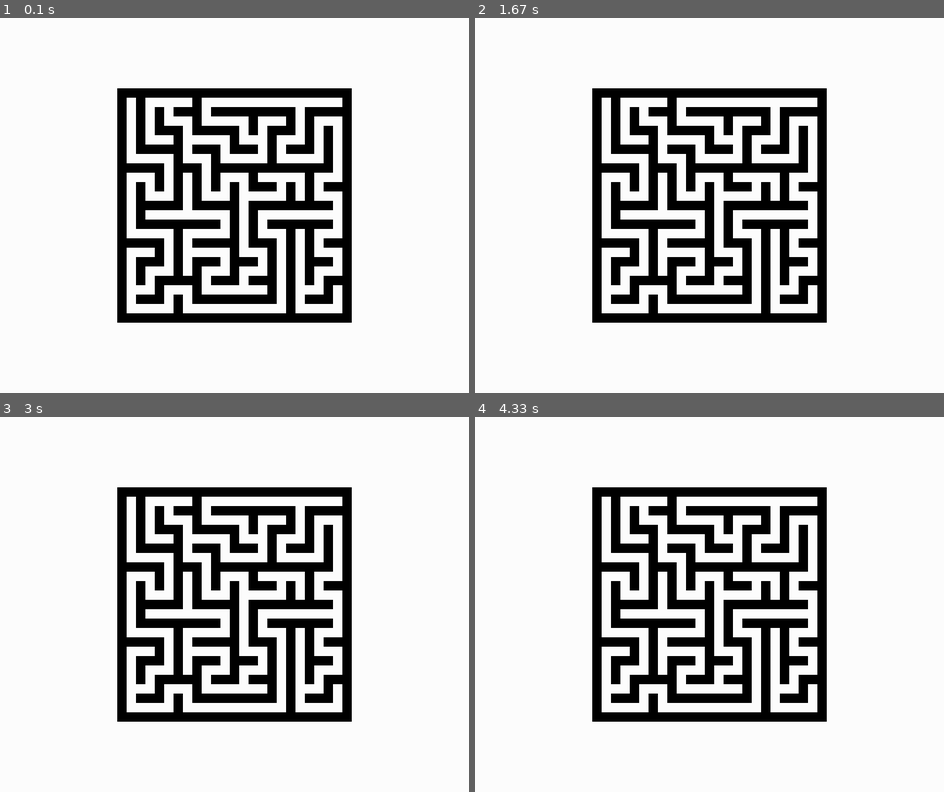
Above: before the commit, frames 1-4 (two rows, left to right).
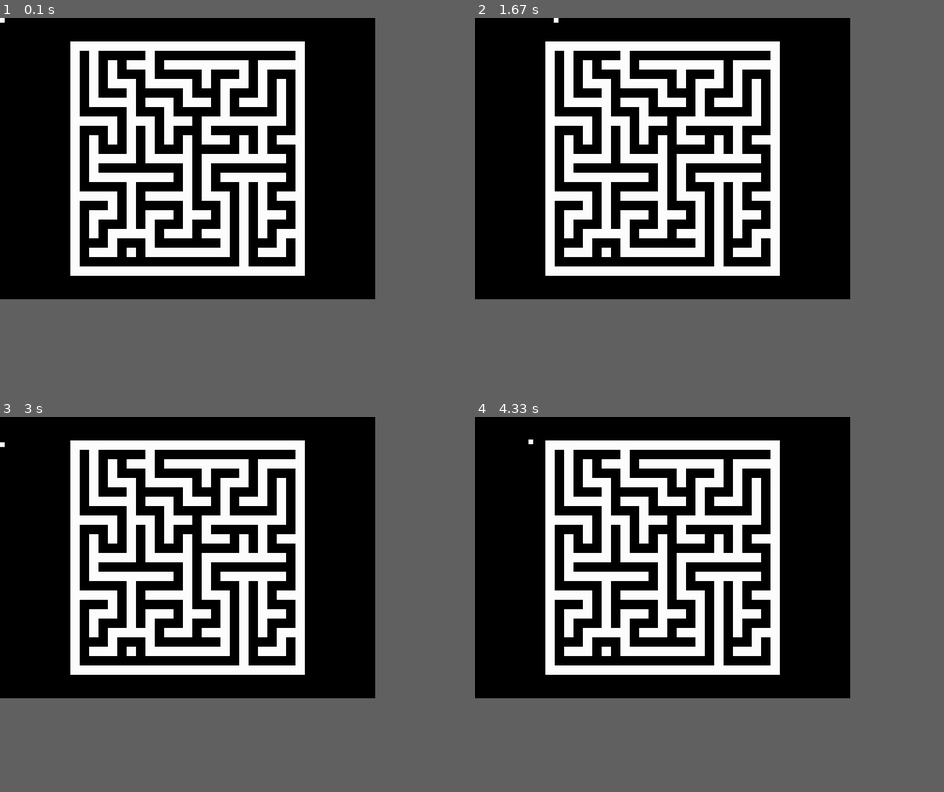
Above: after the commit, the same moments.

Repository: Casserole97/NEA
Game: pygame game, started from MAZE_PYGAME_PROTOTYPE.py
Two runs of this game, one before a commit and one after it. Both use one fixed random seed, a clock stepped at 60 frames per second and the inputs below.
Inputs:
- Up to frame 1 (0.1 s): no input
- Up to frame 2 (1.67 s): hold Right 0.33-0.8 s; hold Up 0.83-1.13 s; hold Right 1.17-1.63 s
- Up to frame 3 (3 s): hold Left 1.67-2.2 s; hold Down 2.23-2.53 s; hold Left 2.57-2.97 s
- Up to frame 4 (4.33 s): hold Up 3-3.37 s; hold Right 3.4-4.03 s; hold Down from 4.07 s (still down)
In our replay, the window is 900x720 before the commit and 720x540 after it. These sizes can differ from the game's own. Grey fills any space a smaller window leaves; there, only what the larger window draws over its background counts as a difference.

The runs differ from the first frame. In frame 1, 35% of the frame differs, in the area x 0-80%, y 0-82%; in frame 2, 35%; in frame 3, 35%; in frame 4, 35%.

Commit message:
Created player character

Diff:
--- a/MAZE_PYGAME_PROTOTYPE.py
+++ b/MAZE_PYGAME_PROTOTYPE.py
@@ -2,7 +2,7 @@
 from random import choice, random
 pygame.init()
 
-# REMEMBER THE DIFFERENCE BETWEEN X/Y AND ROW/COLUMN
+# REMEMBER THE DIFFERENCE BETWEEN X/Y AND ROW/COLUMN.
 #  X 0 1 2 3 4   |  C 0 1 2 3 4
 # Y              | R
 # 0              | 0
@@ -11,14 +11,14 @@
 # 3              | 3
 # 4              | 4
 
-# Declaring variables
-MAX_WIDTH = 1000
-MAX_HEIGHT = 800
-
-# Creating the surface which will be displayed
+# Declaring variables.
+MAX_WIDTH = 800
+MAX_HEIGHT = 600
+
+# Creating the surface which will be displayed.
 DisplaySurface = pygame.display.set_mode((MAX_WIDTH, MAX_HEIGHT))
-DisplaySurface.fill(pygame.Color("white"))
-pygame.display.set_caption("test")
+DisplaySurface.fill((0, 0, 0))
+pygame.display.set_caption("Game")
 
 # Basic class that acts as a coordinate on a map.
 # Only needed for other classes to inherit from, will never be placed
@@ -64,16 +64,16 @@
 # Each space will hold either a wall, a cell, or a passage.
 class Grid():
     def __init__(self, vertical_cells, horizontal_cells, tile_pixels):
-        # Maximum vertical and horizontal tiles in the maze.
+        # Maximum vertical and horizontal tiles in the grid.
         self.MAX_VER_TILES = vertical_cells*2+1
         self.MAX_HOR_TILES = horizontal_cells*2+1
         # The lengths of the sides of a tile square in pixels.
         self.tile_pixels = tile_pixels
         # Total vertical and horizontal pixels used for the surface on which
-        # the maze will be drawn.
+        # the grid will be drawn.
         self.total_ver_pixels = self.MAX_VER_TILES*tile_pixels
         self.total_hor_pixels = self.MAX_HOR_TILES*tile_pixels
-        # Initialize a blank grid of walls and cells.
+        # Initialize a grid of walls and cells.
         self.grid = [[self.__GenerateCellorWall(row, col) for col in range(0, self.MAX_HOR_TILES)] for row in range(0, self.MAX_VER_TILES)]
 
     # Method used in the init of the grid.
@@ -83,8 +83,8 @@
         else:
             return Wall(row, col)
 
-    # Displays the maze in a textual form.
-    def PrintMaze(self):
+    # Displays the grid in a textual form.
+    def PrintGrid(self):
         for row in self.grid:
             print()
             for tile in row:
@@ -93,20 +93,20 @@
                 else:
                     print('  ', end='')
 
-    # A maze is drawn on a new surface which is then returned.
-    def DrawMaze(self):
-        maze_surf = pygame.Surface((self.total_hor_pixels, self.total_ver_pixels))
-        maze_surf.fill(pygame.Color("white"))
+    # The grid is drawn on a new surface which is then returned.
+    def DrawGrid(self):
+        grid_surf = pygame.Surface((self.total_hor_pixels, self.total_ver_pixels))
+        grid_surf.fill((0, 0, 0))
         count1 = 0
         count2 = 0
         for row in self.grid:
             for tile in row:
                 if tile.type == "WALL":
-                    pygame.draw.rect(maze_surf, pygame.Color("black"), pygame.Rect(count1, count2, self.tile_pixels, self.tile_pixels))
+                    pygame.draw.rect(grid_surf, (255, 255, 255), pygame.Rect(count1, count2, self.tile_pixels, self.tile_pixels))
                 count1 += self.tile_pixels
             count1 = 0
             count2 += self.tile_pixels
-        return maze_surf
+        return grid_surf
 
     # Return the tile on that row and column.
     def GetTile(self, row, col):
@@ -161,12 +161,42 @@
                 self.CarvePassage(cell, next_cell)
             self.RecursiveBacktracker(next_cell, loop_chance)
 
-# Created a maze object, invoked recursive backtracker, drew the maze, blitted it, and flipped the display.
+# Player class.
+class Player(pygame.sprite.Sprite):
+    def __init__(self, size):
+        super().__init__()
+        self.surf = pygame.Surface((size, size))
+        self.surf.fill((255, 255, 255))
+        self.rect = self.surf.get_rect()
+
+    def update(self, pressed_keys, speed):
+            # Moves player based on speed.
+            if pressed_keys[pygame.K_UP]:
+                self.rect.move_ip(0, -speed)
+            if pressed_keys[pygame.K_DOWN]:
+                self.rect.move_ip(0, speed)
+            if pressed_keys[pygame.K_LEFT]:
+                self.rect.move_ip(-speed, 0)
+            if pressed_keys[pygame.K_RIGHT]:
+                self.rect.move_ip(speed, 0)
+
+            # Prevents out of bounds movement.
+            if self.rect.left < 0:
+                self.rect.left = 0
+            if self.rect.right > MAX_WIDTH:
+                self.rect.right = MAX_WIDTH
+            if self.rect.top < 0:
+                self.rect.top = 0
+            if self.rect.bottom > MAX_HEIGHT:
+                self.rect.bottom = MAX_HEIGHT
+
+# Initialize grid object, generate maze, and get surface object.
 maze1 = Grid(12, 12, 20)
-maze1.RecursiveBacktracker(maze1.GetTile(1, 1), 0.0)
-maze_surface = maze1.DrawMaze()
-DisplaySurface.blit(maze_surface, ((MAX_WIDTH-maze1.total_hor_pixels)//2, ((MAX_HEIGHT-maze1.total_ver_pixels)//2)))
-pygame.display.flip()
+maze1.RecursiveBacktracker(maze1.GetTile(1, 1), 0.05)
+maze1_surface = maze1.DrawGrid()
+
+# Create player.
+p1 = Player(10)
 
 # Created a clock object.
 clock = pygame.time.Clock()
@@ -182,7 +212,20 @@
         if event.type == pygame.QUIT:
             running = False
 
-    # Makes the game run at 60 FPS.
+    # Update character's position.
+    pressed_keys = pygame.key.get_pressed()
+    p1.update(pressed_keys, 3)
+
+    # Draw everything.
+    DisplaySurface.fill((0, 0, 0))
+    DisplaySurface.blit(maze1_surface, ((MAX_WIDTH-maze1.total_hor_pixels)//2, ((MAX_HEIGHT-maze1.total_ver_pixels)//2)))
+    DisplaySurface.blit(p1.surf, p1.rect)
+
+    # Flip display.
+    pygame.display.flip()
+
+    # Makes the game run at a set FPS.
     clock.tick(60)
 
+# Quits pygame to successfuly close the game.
 pygame.quit()
